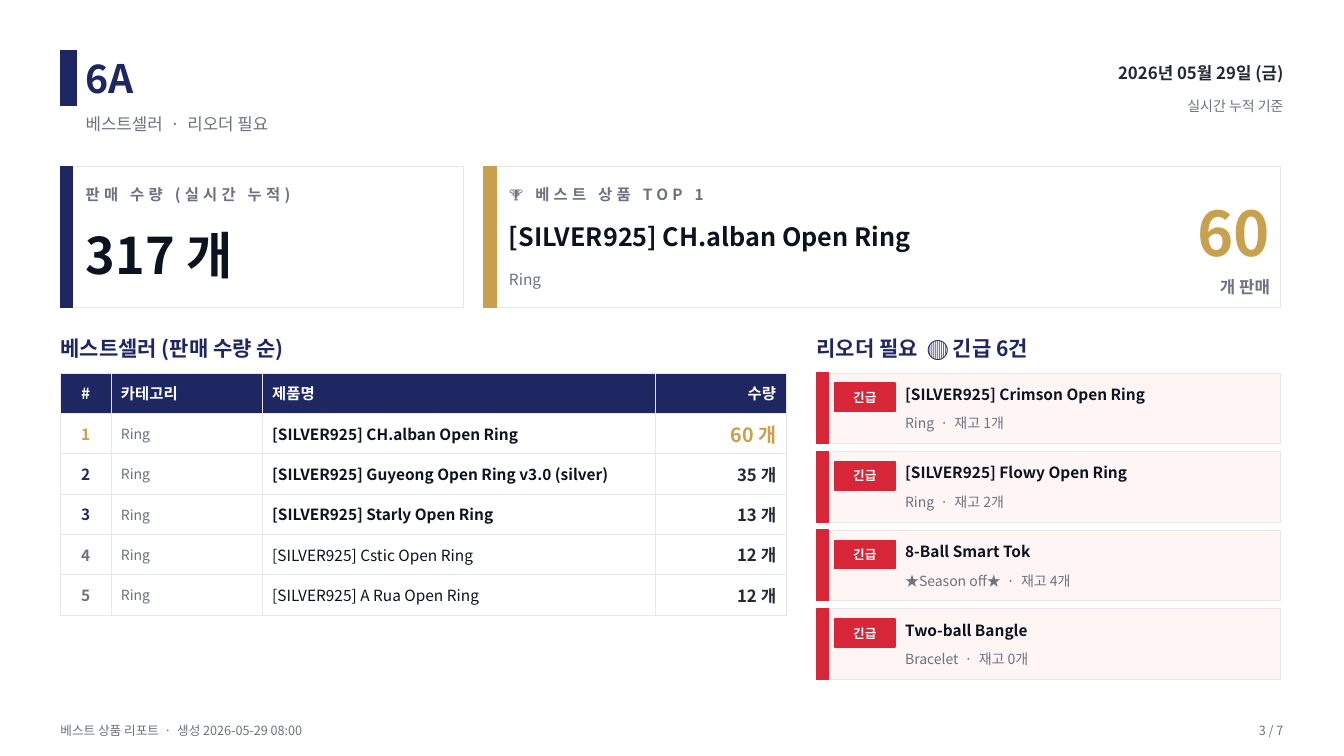
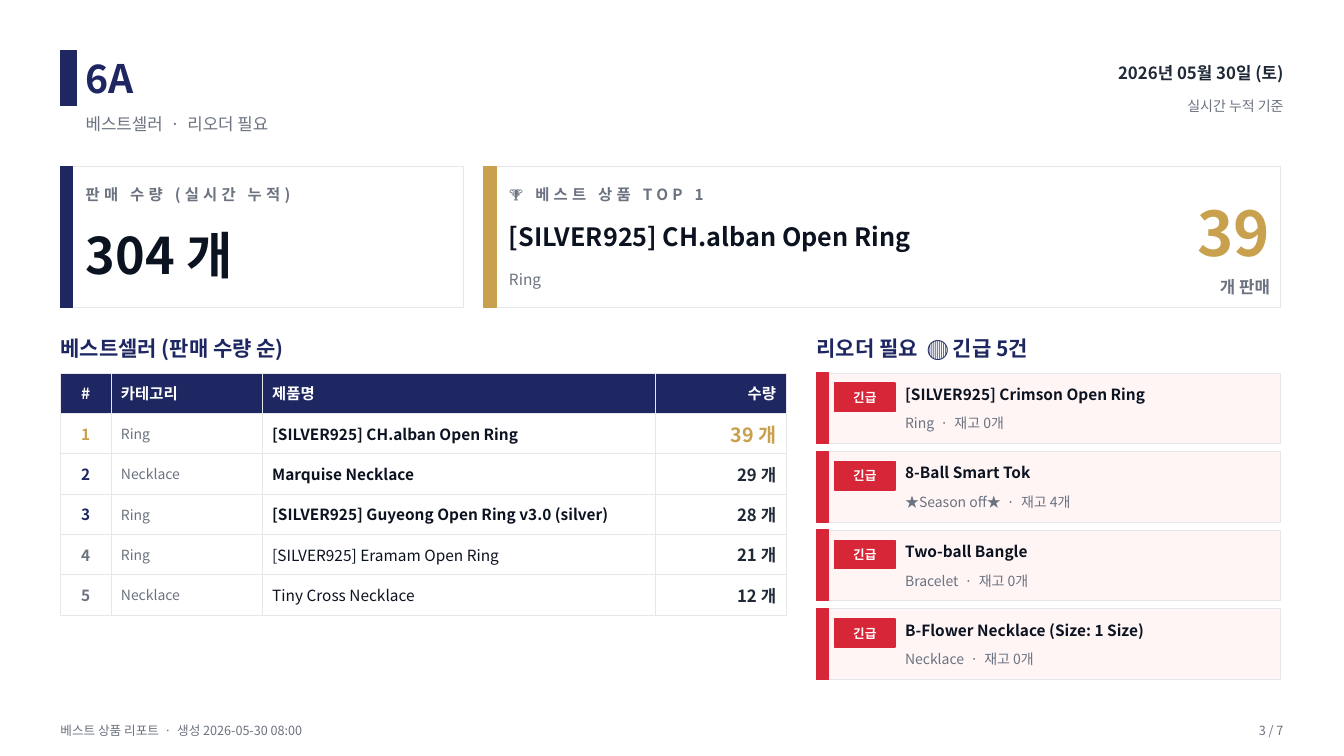
Before and after one commit to j65209/Brightbeed, a slide deck: slide 3 of data/sales-report.pptx. Drawn at 1344x756 pixels with LibreOffice and Linux fonts; fonts in the diff are those of the drawing. Boxes give left, top, right and bottom in pixels: in the first picture for what was removed or moved away, otherwise in the second. Text is boxed around its words. In the diff, an @@ line names an element or a change of style, - is before the commit and + after.

```diff
--- a/data/sales-report.pptx
+++ b/data/sales-report.pptx
@@ text at <box>1118,65,1283,83</box>: text changed @@
-2026년 05월 29일 (금)
+2026년 05월 30일 (토)
@@ text at <box>1197,209,1270,257</box>: text changed @@
-60
+39
@@ text at <box>86,231,232,279</box>: text changed @@
-317 개
+304 개
@@ text at <box>816,338,1029,358</box>: text changed @@
-리오더 필요 🔴 긴급 6건
+리오더 필요 🔴 긴급 5건
@@ table at <box>60,373,786,609</box> @@
-row 2, column 4: 60 개
+row 2, column 4: 39 개
-row 3: 2 | Ring | [SILVER925] Guyeong Open Ring v3.0 (silver) | 35 개
+row 3: 2 | Necklace | Marquise Necklace | 29 개
-row 4, column 3: [SILVER925] Starly Open Ring
+row 4, column 3: [SILVER925] Guyeong Open Ring v3.0 (silver)
-row 4, column 4: 13 개
+row 4, column 4: 28 개
-row 5, column 3: [SILVER925] Cstic Open Ring
+row 5, column 3: [SILVER925] Eramam Open Ring
-row 5, column 4: 12 개
+row 5, column 4: 21 개
-row 6, column 2: Ring
+row 6, column 2: Necklace
-row 6, column 3: [SILVER925] A Rua Open Ring
+row 6, column 3: Tiny Cross Necklace
@@ text at <box>905,416,1004,432</box>: text changed @@
-Ring · 재고 1개
+Ring · 재고 0개
@@ text "8-Ball Smart Tok": place and size @@
-text "8-Ball Smart Tok" at <box>905,544,1030,558</box>
+text "8-Ball Smart Tok" at <box>905,465,1030,479</box>
@@ text removed at <box>905,465,1127,482</box> @@
-[SILVER925] Flowy Open Ring
@@ text at <box>905,495,1071,508</box>: text changed @@
-Ring · 재고 2개
+★Season off★ · 재고 4개
@@ text "Two-ball Bangle": place and size @@
-text "Two-ball Bangle" at <box>905,623,1028,640</box>
+text "Two-ball Bangle" at <box>905,544,1028,561</box>
@@ text at <box>905,574,1029,587</box>: text changed @@
-★Season off★ · 재고 4개
+Bracelet · 재고 0개
@@ text added at <box>905,623,1144,639</box>, 11 pt, text #0B1220, bold @@
+B-Flower Necklace (Size: 1 Size)
@@ text at <box>905,652,1034,665</box>: text changed @@
-Bracelet · 재고 0개
+Necklace · 재고 0개
@@ text at <box>60,724,302,736</box>: text changed @@
-베스트 상품 리포트 · 생성 2026-05-29 08:00
+베스트 상품 리포트 · 생성 2026-05-30 08:00
```
Also in this commit, not shown: 6 other slides changed.
